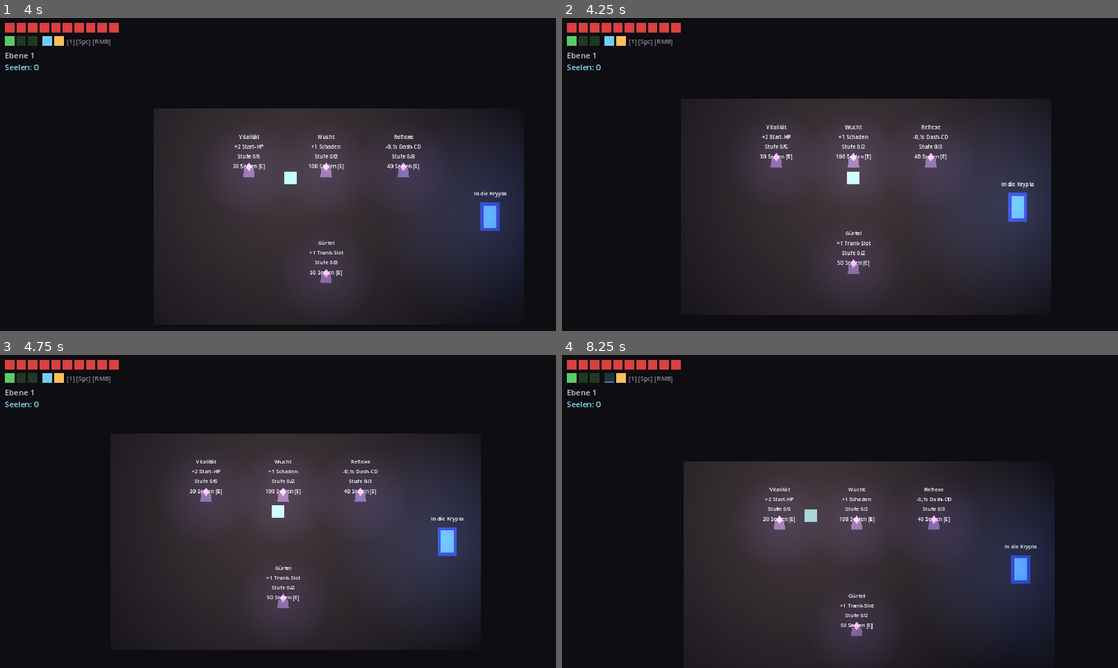
Above: before the commit, frames 1-4 (two rows, left to right).
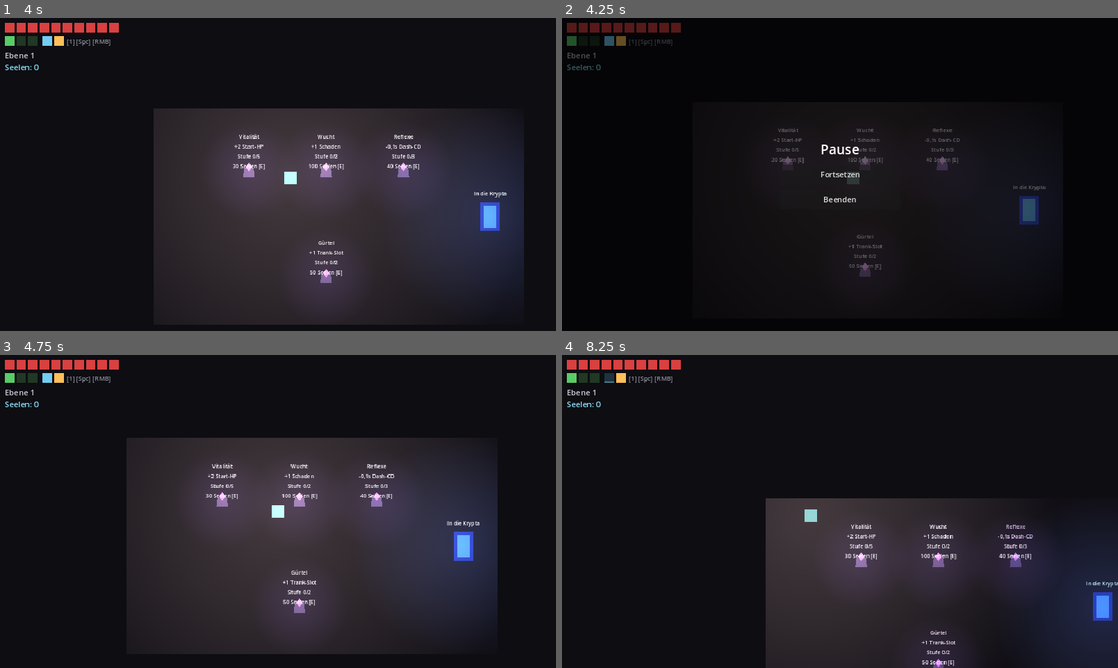
Above: after the commit, the same moments.

Repository: MatthiasM86/crypt-crawl
Game: Godot game, scene res://scenes/hub/hub.tscn
Two runs of this game, one before a commit and one after it. Both use one fixed random seed, a clock stepped at 60 frames per second and the inputs below.
Inputs (mouse positions are in pixels of both pictures, inside the frame that each line leads up to):
- Up to frame 1 (4 s): tap Enter at 0.5 s; move the mouse to (400, 158) at 0.52 s; press the mouse at (400, 158) at 0.53 s; move the mouse to (166, 190) at 1.27 s; release the mouse at (166, 190) at 1.28 s; tap Space (dash) at 1.35, 2.75 s; move the mouse to (333, 105) at 2.02 s; hold E (interact) 2.03-2.78 s; move the mouse to (250, 237) at 2.77 s; tap 1 (potion) at 2.85 s; move the mouse to (444, 221) at 3.52 s; press the mouse at (444, 221) at 3.53 s
- Up to frame 2 (4.25 s): tap Escape (pause, bound only after the commit) at 4.15 s
- Up to frame 3 (4.75 s): release the mouse at (444, 558) at 4.25 s; click (278, 511) at 4.25 s, where only the run after the commit has a clickable "Fortsetzen"
- Up to frame 4 (8.25 s): move the mouse to (673, 464) at 5.02 s; tap Space (dash) at 5.1, 8.1 s; move the mouse to (867, 511) at 5.77 s; hold E (interact) 5.78-6.53 s; move the mouse to (756, 433) at 6.52 s; tap 1 (potion) at 6.6 s; move the mouse to (962, 495) at 7.27 s; press the mouse at (962, 495) at 7.28 s; move the mouse to (728, 527) at 8.02 s; release the mouse at (728, 527) at 8.03 s

Frame 1 is identical in both runs. In frame 2, 40% of the frame differs, in the area x 0-88%, y 1-95%; in frame 3, 4.8%; in frame 4, 22%.

Commit message:
Add ESC pause menu
PauseMenu autoload (code-built CanvasLayer UI): ESC pauses the whole
tree and shows Fortsetzen / Aufgeben / Beenden. Aufgeben only
appears during runs and returns to the hub via the existing
return_to_hub flow. Sfx runs with PROCESS_MODE_ALWAYS so the ambient
drone keeps playing while paused. Update CLAUDE.md status.

Co-Authored-By: Claude Fable 5 <noreply@anthropic.com>

Diff:
--- /dev/null
+++ b/autoloads/pause_menu.gd
@@ -0,0 +1,77 @@
+extends CanvasLayer
+## ESC pause menu (autoload -> exists in hub and runs). Pauses the whole
+## tree; this layer keeps processing via PROCESS_MODE_ALWAYS. "Aufgeben"
+## only shows during a run and returns to the hub (no win banked -- souls
+## are always safe anyway). UI is built in code, no scene file.
+
+var _give_up_button: Button
+
+
+func _ready() -> void:
+	process_mode = Node.PROCESS_MODE_ALWAYS
+	layer = 10
+	visible = false
+	_build_ui()
+
+
+func _unhandled_input(event: InputEvent) -> void:
+	if event.is_action_pressed("pause"):
+		_toggle()
+
+
+func _toggle() -> void:
+	if visible:
+		_resume()
+	else:
+		get_tree().paused = true
+		_give_up_button.visible = _in_run()
+		visible = true
+
+
+func _resume() -> void:
+	get_tree().paused = false
+	visible = false
+
+
+func _in_run() -> bool:
+	var scene := get_tree().current_scene
+	return scene != null and scene.scene_file_path == GameManager.RUN_SCENE
+
+
+func _give_up() -> void:
+	_resume()
+	GameManager.return_to_hub()
+
+
+func _quit() -> void:
+	get_tree().quit()
+
+
+func _build_ui() -> void:
+	var dim := ColorRect.new()
+	dim.color = Color(0, 0, 0, 0.6)
+	dim.set_anchors_preset(Control.PRESET_FULL_RECT)
+	add_child(dim)
+	var center := CenterContainer.new()
+	center.set_anchors_preset(Control.PRESET_FULL_RECT)
+	add_child(center)
+	var box := VBoxContainer.new()
+	box.add_theme_constant_override("separation", 12)
+	center.add_child(box)
+	var title := Label.new()
+	title.text = "Pause"
+	title.horizontal_alignment = HORIZONTAL_ALIGNMENT_CENTER
+	title.add_theme_font_size_override("font_size", 28)
+	box.add_child(title)
+	box.add_child(_make_button("Fortsetzen", _resume))
+	_give_up_button = _make_button("Aufgeben (zurück zur Basis)", _give_up)
+	box.add_child(_give_up_button)
+	box.add_child(_make_button("Beenden", _quit))
+
+
+func _make_button(text: String, handler: Callable) -> Button:
+	var b := Button.new()
+	b.text = text
+	b.custom_minimum_size = Vector2(250, 40)
+	b.pressed.connect(handler)
+	return b
--- a/autoloads/sfx.gd
+++ b/autoloads/sfx.gd
@@ -16,6 +16,8 @@
 
 
 func _ready() -> void:
+	# Keep audio (esp. the ambient drone) running while the tree is paused.
+	process_mode = Node.PROCESS_MODE_ALWAYS
 	_build_streams()
 	for i in POOL_SIZE:
 		var p := AudioStreamPlayer.new()
--- a/project.godot
+++ b/project.godot
@@ -18,6 +18,7 @@
 
 GameManager="*res://autoloads/game_manager.gd"
 Sfx="*res://autoloads/sfx.gd"
+PauseMenu="*res://autoloads/pause_menu.gd"
 
 [display]
 
@@ -55,6 +56,11 @@
 "events": [Object(InputEventKey,"resource_local_to_scene":false,"resource_name":"","device":-1,"window_id":0,"alt_press …(192 unchanged characters)…
 ]
 }
+pause={
+"deadzone": 0.2,
+"events": [Object(InputEventKey,"resource_local_to_scene":false,"resource_name":"","device":-1,"window_id":0,"alt_pressed":false,"shift_pressed":false,"ctrl_pressed":false,"meta_pressed":false,"pressed":false,"keycode":0,"physical_keycode":4194305,"key_label":0,"unicode":0,"location":0,"echo":false,"script":null)
+]
+}
 
 [layer_names]
 
Not shown, added: autoloads/pause_menu.gd.uid
Not shown, changed: CLAUDE.md
